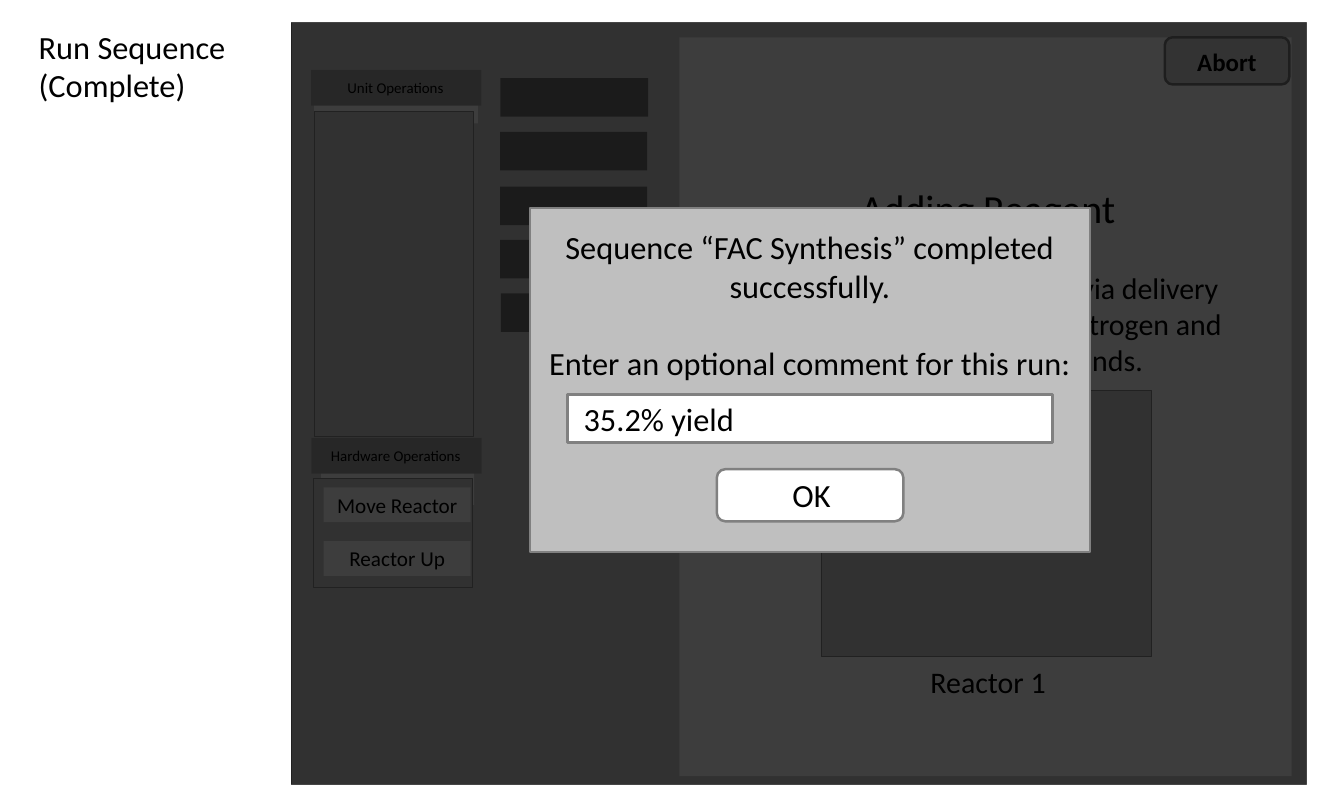
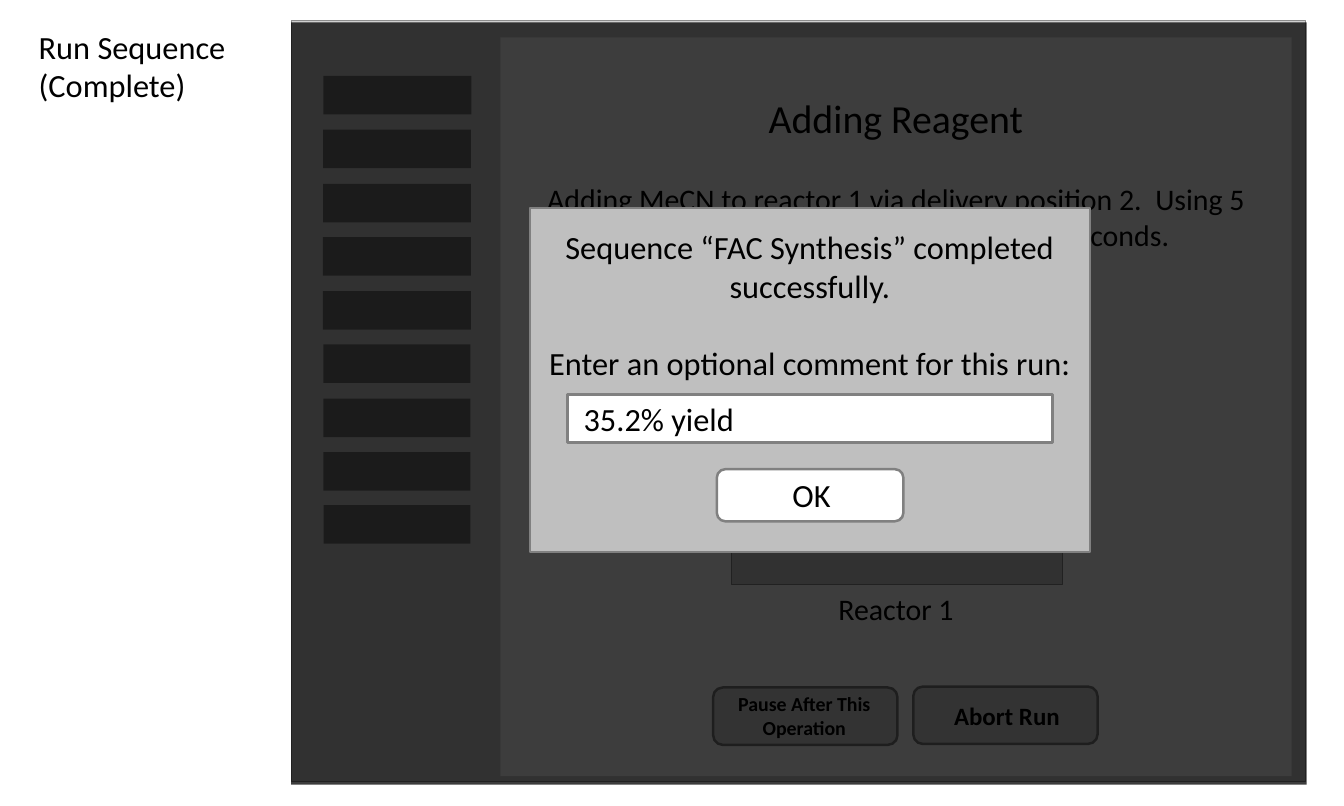
Before and after one commit to michaelvandam/elixys, a slide deck: slide 26 of doc/ElixysUserInterfaceWireframes3.pptx (slide 28 before the commit). Drawn at 1344x806 pixels with LibreOffice and Linux fonts; fonts in the diff are those of the drawing; grey boxes stand for pictures. Boxes give left, top, right and bottom in pixels: in the first picture for what was removed or moved away, otherwise in the second. Text is boxed around its words. In the diff, an @@ line names an element or a change of style, - is before the commit and + after.

```diff
--- a/doc/ElixysUserInterfaceWireframes3.pptx
+++ b/doc/ElixysUserInterfaceWireframes3.pptx
@@ rectangle: place and size @@
-rectangle at <box>679,38,1291,777</box>
+rectangle at <box>500,38,1291,777</box>
@@ group removed at <box>311,38,1289,588</box>: 7 rectangles, 2 pictures, 2 texts, 1 rounded rectangle @@
-Unit Operations
-Hardware Operations
-Move Reactor
-Reactor Up
-Abort
@@ text "Adding Reagent": place and size @@
-text "Adding Reagent" at <box>758,189,1222,693</box>
+text "Adding Reagent" at <box>547,106,1244,620</box>
@@ 3 rounded rectangles: place and size @@
-3 rounded rectangles at <box>500,78,648,225</box>
+3 rounded rectangles at <box>323,76,471,222</box>
@@ rounded rectangle: place and size @@
-rounded rectangle at <box>500,240,647,279</box>
+rounded rectangle at <box>323,237,470,276</box>
@@ rounded rectangle: place and size @@
-rounded rectangle at <box>501,294,648,332</box>
+rounded rectangle at <box>323,291,470,330</box>
@@ picture: place and size @@
-picture at <box>822,391,1152,658</box>
+picture at <box>732,318,1063,585</box>
@@ rounded rectangle added at <box>323,345,470,383</box>, fill #404040 at 64% opacity @@
@@ rounded rectangle added at <box>323,399,470,437</box>, fill #404040 at 64% opacity @@
@@ rounded rectangle added at <box>323,452,470,491</box>, fill #404040 at 64% opacity @@
@@ rounded rectangle added at <box>323,505,470,544</box>, fill #404040 at 64% opacity @@
@@ rounded rectangle added at <box>713,688,898,745</box>, fill #D9D9D9, outline #808080 2 pt @@
@@ rounded rectangle added at <box>913,687,1098,745</box>, fill #D9D9D9, outline #808080 2 pt @@
@@ rectangle added at <box>726,699,883,733</box>, fill #D9D9D9, 16 pt, text #000000, bold @@
+Pause After This Operation
@@ text added at <box>954,708,1060,725</box>, 20 pt, text #000000, bold @@
+Abort Run
```
Also in this commit, not shown: 15 other slides changed, 6 slides added, 8 slides removed.
